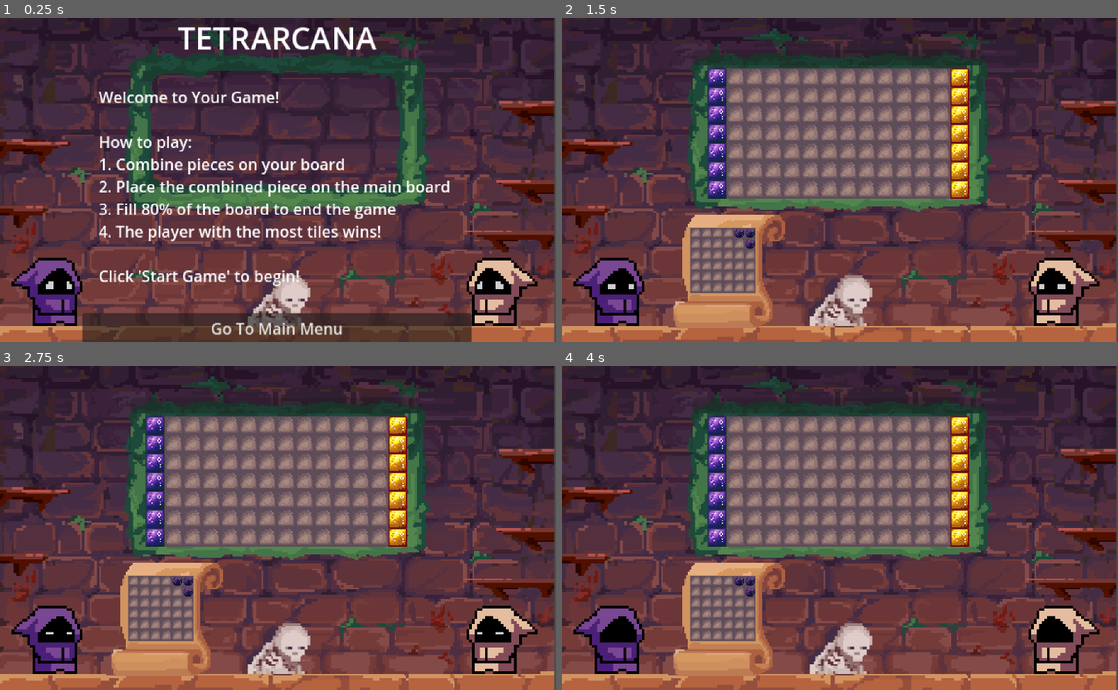
Above: before the commit, frames 1-4 (two rows, left to right).
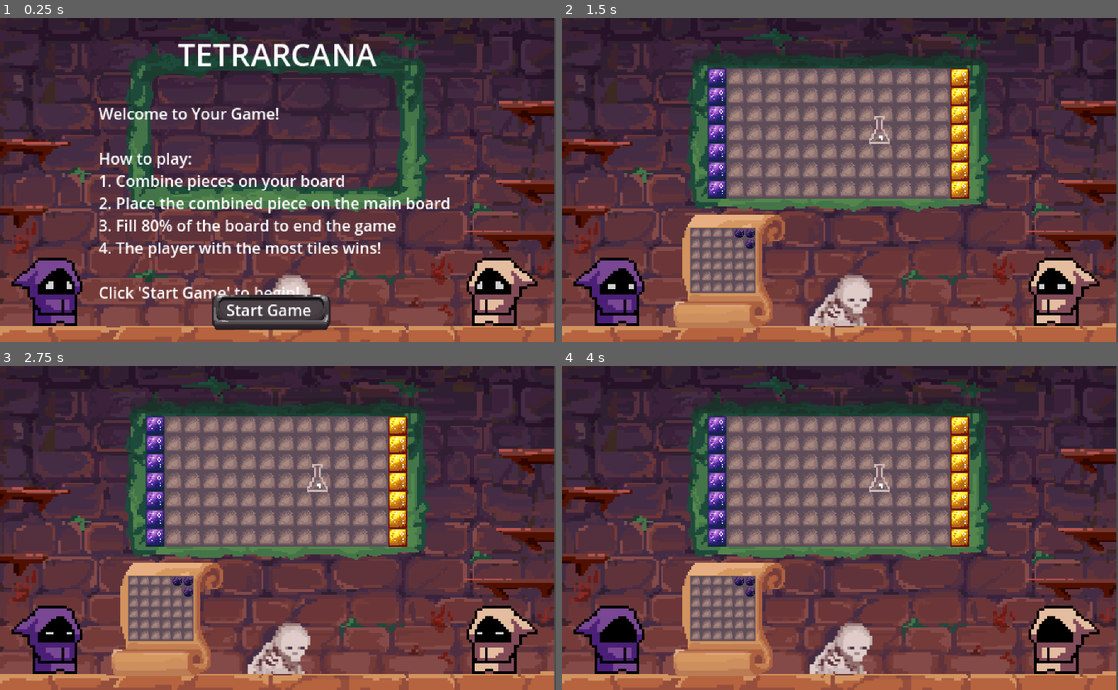
Above: after the commit, the same moments.

Repository: Coffin-Likker/tetrarcana
Game: Godot game, scene res://scenes/main.tscn
Same seed, same stepped clock (60 frames per second), same inputs: the game is played once before the commit and once after it.
Inputs (mouse positions are in pixels of both pictures, inside the frame that each line leads up to):
- Up to frame 1 (0.25 s): no input
- Up to frame 2 (1.5 s): click "Go To Main Menu" (after the commit: "Start Game") at 0.5 s; click "Start" at 1.25 s
- Up to frame 3 (2.75 s): tap Enter at 2 s; move the mouse to (400, 511) at 2.02 s; hold Right (ui_right) from 2.03 s (still down); tap E (rotate_clockwise) at 2.1 s; click (400, 511) at 2.17 s
- Up to frame 4 (4 s): move the mouse to (728, 544) at 2.77 s; release Right (ui_right) at 2.78 s; hold Down (ui_down) 2.78-3.53 s; tap Q (rotate_counterclockwise) at 2.85 s; move the mouse to (895, 456) at 3.52 s; hold Right (ui_right) from 3.53 s (still down); tap Enter at 3.6 s

The runs differ from the first frame. In frame 1, 18% of the frame differs, in the area x 14-85%, y 2-100%; in frame 2, 0.2%; in frame 3, 0.2%; in frame 4, 0.2%.

Commit message:
Some buttons replaced and potion progress started

Diff:
--- a/scenes/SplashScreen.tscn
+++ b/scenes/SplashScreen.tscn
@@ -1,6 +1,7 @@
-[gd_scene load_steps=2 format=3 uid="uid://bejmuskp8qi1j"]
+[gd_scene load_steps=3 format=3 uid="uid://bejmuskp8qi1j"]
 
 [ext_resource type="Script" path="res://scripts/SplashScreen.gd" id="1_0qkp8"]
+[ext_resource type="Texture2D" uid="uid://cv4elc0m0xoc3" path="res://assets/button_dark.png" id="2_75ljb"]
 
 [node name="SplashScreen" type="Control"]
 layout_mode = 3
@@ -46,8 +47,21 @@
 text = "Your tutorial text goes here. Explain how to play the game."
 fit_content = true
 
-[node name="MainMenuButton" type="Button" parent="VBoxContainer"]
+[node name="MainMenuButton" type="TextureButton" parent="."]
 layout_mode = 2
-text = "Go To Main Menu"
+offset_left = 1130.0
+offset_top = 814.0
+offset_right = 1252.0
+offset_bottom = 850.0
+texture_normal = ExtResource("2_75ljb")
+stretch_mode = 3
 
-[connection signal="pressed" from="VBoxContainer/MainMenuButton" to="." method="_on_main_menu_button_pressed"]
+[node name="Label" type="Label" parent="MainMenuButton"]
+layout_mode = 0
+offset_right = 121.0
+offset_bottom = 31.0
+text = "Start Game"
+horizontal_alignment = 1
+vertical_alignment = 1
+
+[connection signal="pressed" from="MainMenuButton" to="." method="_on_main_menu_button_pressed"]
--- a/scenes/game_manager.tscn
+++ b/scenes/game_manager.tscn
@@ -1,9 +1,11 @@
-[gd_scene load_steps=7 format=3 uid="uid://c6x3w78dh2e2n"]
+[gd_scene load_steps=9 format=3 uid="uid://c6x3w78dh2e2n"]
 
 [ext_resource type="Script" path="res://scripts/game_manager.gd" id="1_ko4jb"]
 [ext_resource type="PackedScene" uid="uid://do0fobsnwpl66" path="res://scenes/combination_board.tscn" id="2_hdvyb"]
 [ext_resource type="Texture2D" uid="uid://boq8fputfekr5" path="res://assets/tiles_sheet_circles.png" id="2_xwqbi"]
 [ext_resource type="Script" path="res://scripts/tile_map.gd" id="3_l56uk"]
+[ext_resource type="Texture2D" uid="uid://cg4wyhhsav40l" path="res://assets/potions/potionsfull_nobubbles1.png" id="5_iwn32"]
+[ext_resource type="Texture2D" uid="uid://dpoagbkier73k" path="res://assets/potions/potionsfull_bubbles1.png" id="6_1nvub"]
 
 [sub_resource type="TileSetAtlasSource" id="TileSetAtlasSource_n654h"]
 texture = ExtResource("2_xwqbi")
@@ -51,5 +53,28 @@
 max_value = 1.0
 show_percentage = false
 
+[node name="Potion1" type="TextureProgressBar" parent="."]
+offset_left = 317.0
+offset_top = 94.0
+offset_right = 357.0
+offset_bottom = 134.0
+max_value = 0.8
+step = 0.01
+fill_mode = 3
+texture_under = ExtResource("5_iwn32")
+texture_progress = ExtResource("6_1nvub")
+
+[node name="Potion2" type="TextureProgressBar" parent="."]
+offset_right = 40.0
+offset_bottom = 40.0
+
+[node name="Potion3" type="TextureProgressBar" parent="."]
+offset_right = 40.0
+offset_bottom = 40.0
+
+[node name="Potion4" type="TextureProgressBar" parent="."]
+offset_right = 40.0
+offset_bottom = 40.0
+
 [editable path="CombinationBoardP1"]
 [editable path="CombinationBoardP2"]
--- a/scenes/main.tscn
+++ b/scenes/main.tscn
@@ -53,6 +53,12 @@
 offset_right = 285.0
 offset_bottom = 166.0
 
+[node name="MainMenuButton" parent="SplashScreen" index="2"]
+offset_left = -68.0
+offset_top = 119.0
+offset_right = 54.0
+offset_bottom = 155.0
+
 [node name="GameManager" parent="." instance=ExtResource("1_nw6i7")]
 position = Vector2(-1, 0)
 
--- a/scenes/menu-scenes/GameOverMenu.tscn
+++ b/scenes/menu-scenes/GameOverMenu.tscn
@@ -1,7 +1,8 @@
-[gd_scene load_steps=4 format=3 uid="uid://bdrku4cijohn3"]
+[gd_scene load_steps=5 format=3 uid="uid://bdrku4cijohn3"]
 
 [ext_resource type="Script" path="res://scripts/menu-scripts/GameOverMenu.gd" id="1_c6jgj"]
 [ext_resource type="Texture2D" uid="uid://cg2dxxpd64uyy" path="res://assets/finalwinner_shadowcropped.png" id="2_arktw"]
+[ext_resource type="Texture2D" uid="uid://cv4elc0m0xoc3" path="res://assets/button_dark.png" id="2_kp7jt"]
 [ext_resource type="Texture2D" uid="uid://b8df65nbk4wa4" path="res://assets/finalwinner_lightcropped.png" id="3_gjwj4"]
 
 [node name="GameOver" type="Control"]
@@ -33,13 +34,32 @@
 text = "winner_message"
 horizontal_alignment = 1
 
-[node name="restart_button" type="Button" parent="VBoxContainer"]
+[node name="restart_button" type="TextureButton" parent="VBoxContainer"]
 layout_mode = 2
+texture_normal = ExtResource("2_kp7jt")
+stretch_mode = 3
+
+[node name="Label" type="Label" parent="VBoxContainer/restart_button"]
+layout_mode = 0
+offset_left = 68.0
+offset_top = 2.0
+offset_right = 125.0
+offset_bottom = 25.0
 text = "Restart"
+horizontal_alignment = 1
 
-[node name="main_menu_button" type="Button" parent="VBoxContainer"]
+[node name="main_menu_button" type="TextureButton" parent="VBoxContainer"]
 layout_mode = 2
-text = "Go to main menu"
+texture_normal = ExtResource("2_kp7jt")
+stretch_mode = 3
+
+[node name="Label" type="Label" parent="VBoxContainer/main_menu_button"]
+layout_mode = 0
+offset_left = 52.0
+offset_top = 4.0
+offset_right = 140.0
+offset_bottom = 27.0
+text = "Main Menu"
 
 [node name="Player_1_wins" type="TextureRect" parent="."]
 layout_mode = 0
--- a/scenes/menu-scenes/OptionsMenu.tscn
+++ b/scenes/menu-scenes/OptionsMenu.tscn
@@ -1,6 +1,7 @@
-[gd_scene load_steps=2 format=3 uid="uid://wan2isystoxp"]
+[gd_scene load_steps=3 format=3 uid="uid://wan2isystoxp"]
 
 [ext_resource type="Script" path="res://scripts/menu-scripts/OptionsMenu.gd" id="1_3e25c"]
+[ext_resource type="Texture2D" uid="uid://cv4elc0m0xoc3" path="res://assets/button_dark.png" id="2_ndo03"]
 
 [node name="OptionsMenu" type="Control"]
 layout_mode = 3
@@ -67,9 +68,17 @@
 max_value = 1.0
 step = 0.1
 
-[node name="Back" type="Button" parent="OptionsVBox"]
+[node name="Back" type="TextureButton" parent="OptionsVBox"]
 layout_mode = 2
-size_flags_vertical = 6
+texture_normal = ExtResource("2_ndo03")
+stretch_mode = 3
+
+[node name="Label" type="Label" parent="OptionsVBox/Back"]
+layout_mode = 0
+offset_left = 166.0
+offset_top = 3.0
+offset_right = 206.0
+offset_bottom = 26.0
 text = "Back"
 
 [connection signal="value_changed" from="OptionsVBox/MasterVolume/MasterHSlider" to="." method="_on_master_volume_changed"]
--- a/scripts/game_manager.gd
+++ b/scripts/game_manager.gd
@@ -19,6 +19,11 @@
 @onready var menu_manager_node = $"../MenuManager"
 @onready var splash_screen = $"../SplashScreen"
 @onready var progress_bar: ProgressBar = $ProgressBar
+@onready var potion_1: TextureProgressBar = $Potion1
+@onready var potion_2: TextureProgressBar = $Potion2
+@onready var potion_3: TextureProgressBar = $Potion3
+@onready var potion_4: TextureProgressBar = $Potion4
+
 
 var total_tiles: int
 var filled_tiles: int
@@ -78,6 +83,7 @@
 func update_progress_bar():
 	var fill_percentage = filled_tiles / float(total_tiles)
 	progress_bar.value = fill_percentage
+	potion_1.value = fill_percentage
 
 func end_game():
 	game_state = GameState.GAME_OVER
Binary file added: assets/button_dark.png
Not shown, added: assets/button_dark.png.import
Binary file added: assets/button_final.png
Not shown, added: assets/button_final.png.import
Binary file added: assets/potions/potionsfull_bubbles1.png
Not shown, added: assets/potions/potionsfull_bubbles1.png.import
Binary file added: assets/potions/potionsfull_nobubbles1.png
Not shown, added: assets/potions/potionsfull_nobubbles1.png.import
